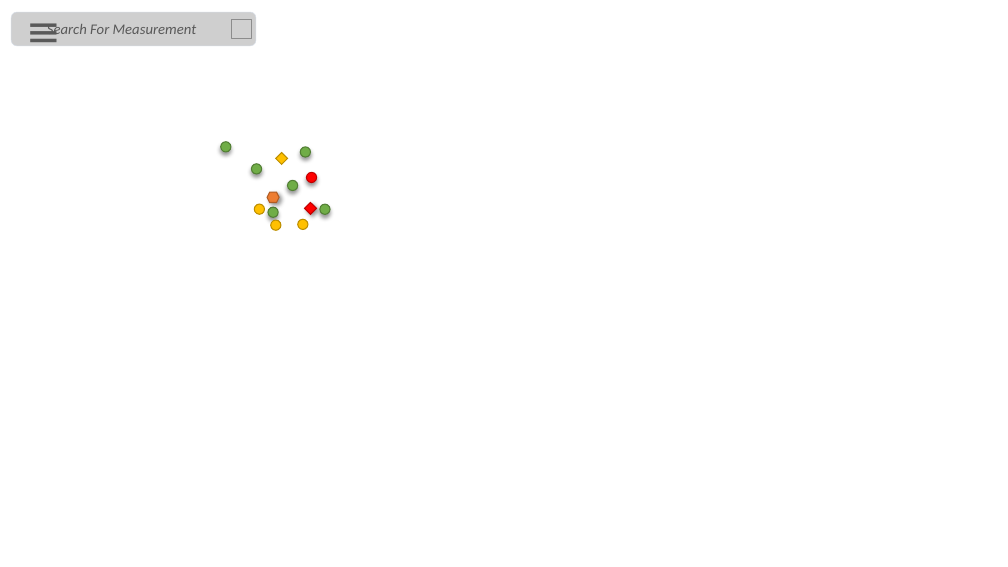
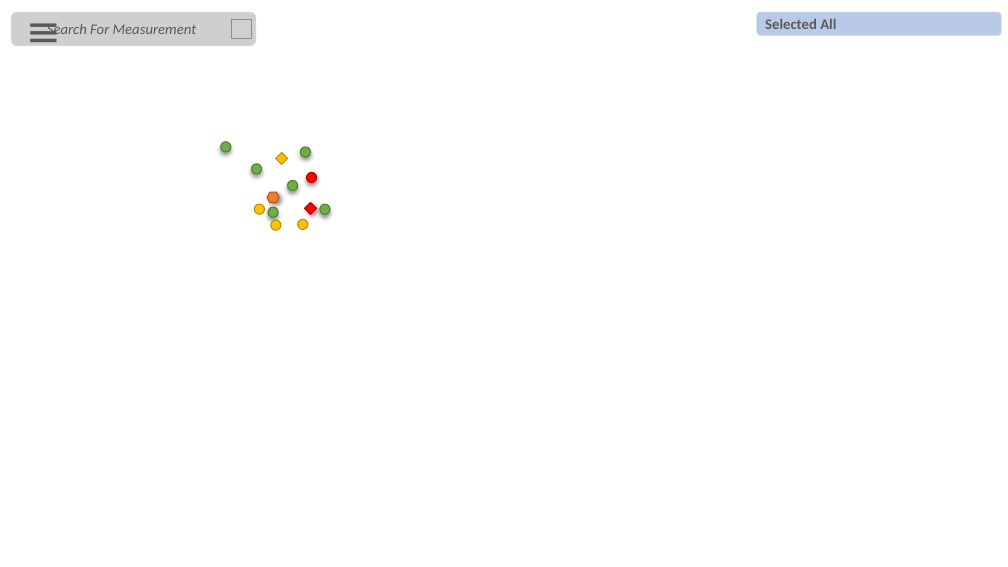
Before and after one commit to chrumck/MoniScope, a slide deck: slide 2 of DesignAndSpecifications/MoniScope_GraphicDesign.pptx. Drawn at 1008x567 pixels with LibreOffice and Linux fonts; fonts in the diff are those of the drawing; grey boxes stand for pictures; background and template pictures are left out. Boxes give left, top, right and bottom in pixels: in the first picture for what was removed or moved away, otherwise in the second. Text is boxed around its words. In the diff, an @@ line names an element or a change of style, - is before the commit and + after.

```diff
--- a/DesignAndSpecifications/MoniScope_GraphicDesign.pptx
+++ b/DesignAndSpecifications/MoniScope_GraphicDesign.pptx
@@ rounded rectangle added at [757, 12, 1002, 36], fill #8FAADC at 62% opacity, outline #D6DCE5 0.5 pt, 14 pt, text #595959, bold @@
+Selected All
```
Also in this commit, not shown: 2 other slides changed, 3 other files.
